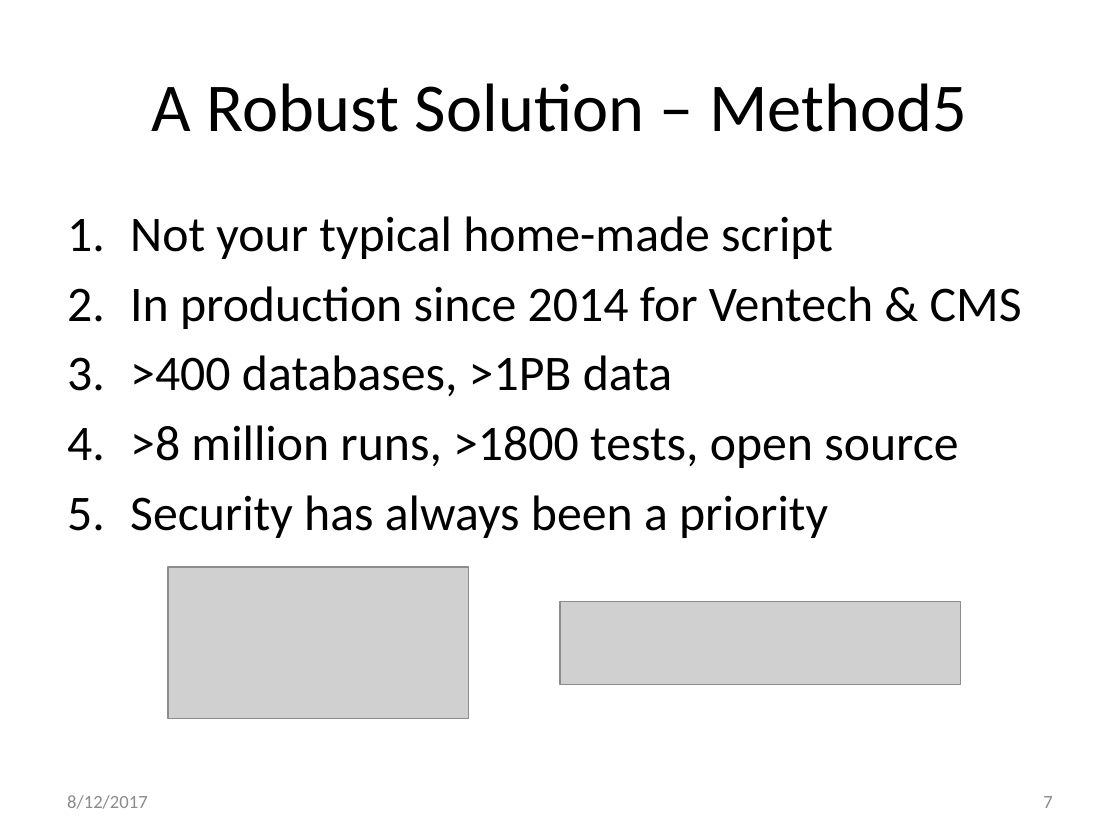
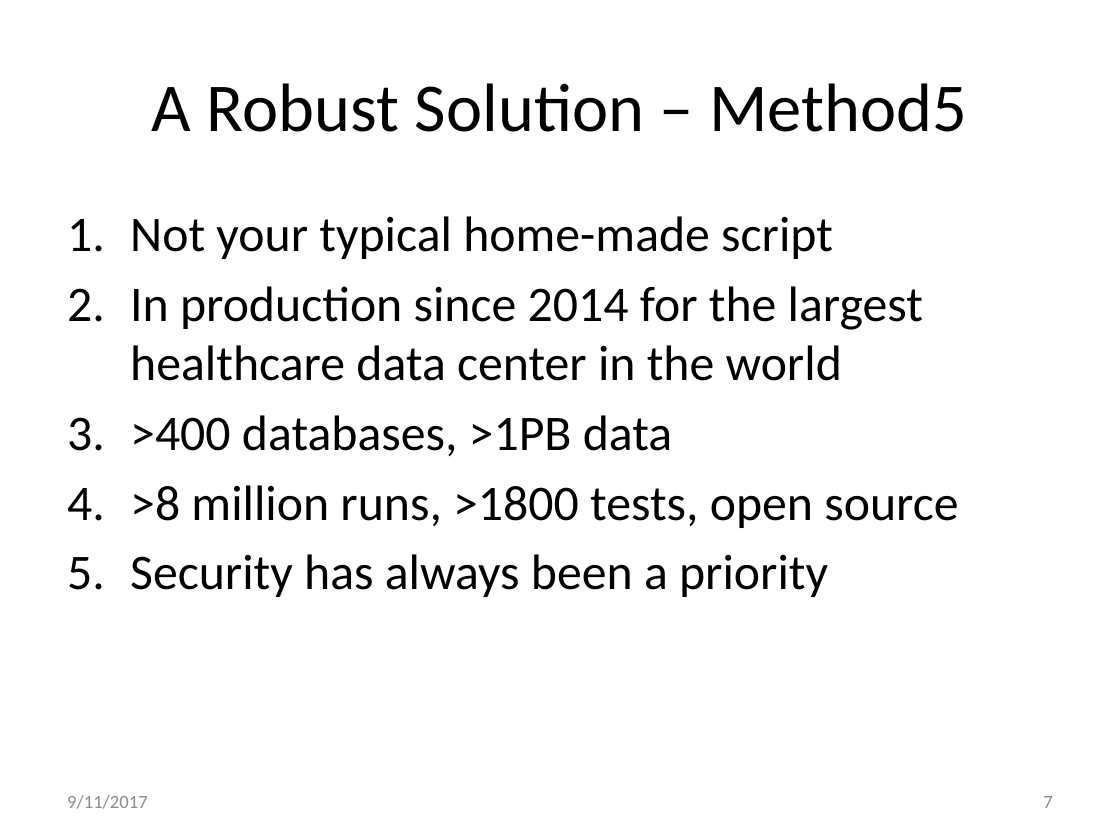
Before and after one commit to method5/method5.github.io, a slide deck: slide 7 of presentations/Method5.pptx. Drawn at 1120x840 pixels with LibreOffice and Linux fonts; fonts in the diff are those of the drawing; grey boxes stand for pictures; background and template pictures are left out. Boxes give left, top, right and bottom in pixels: in the first picture for what was removed or moved away, otherwise in the second. Text is boxed around its words. In the diff, an @@ line names an element or a change of style, - is before the commit and + after.

```diff
--- a/presentations/Method5.pptx
+++ b/presentations/Method5.pptx
@@ text at <box>130,286,923,381</box>: text changed @@
-2. In production since 2014 for Ventech & CMS
+2. In production since 2014 for the largest healthcare data center in the world
@@ picture removed at <box>168,567,469,718</box> @@
@@ picture removed at <box>560,601,960,684</box> @@
@@ text at <box>67,795,148,809</box>: text changed @@
-8/12/2017
+9/11/2017
```
Also in this commit, not shown: 15 other slides changed.
